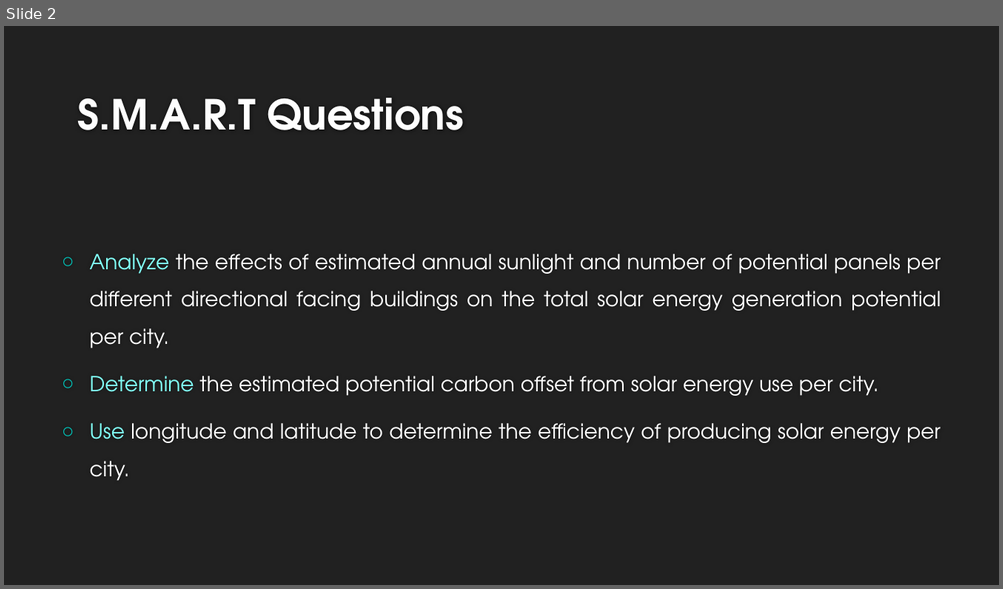
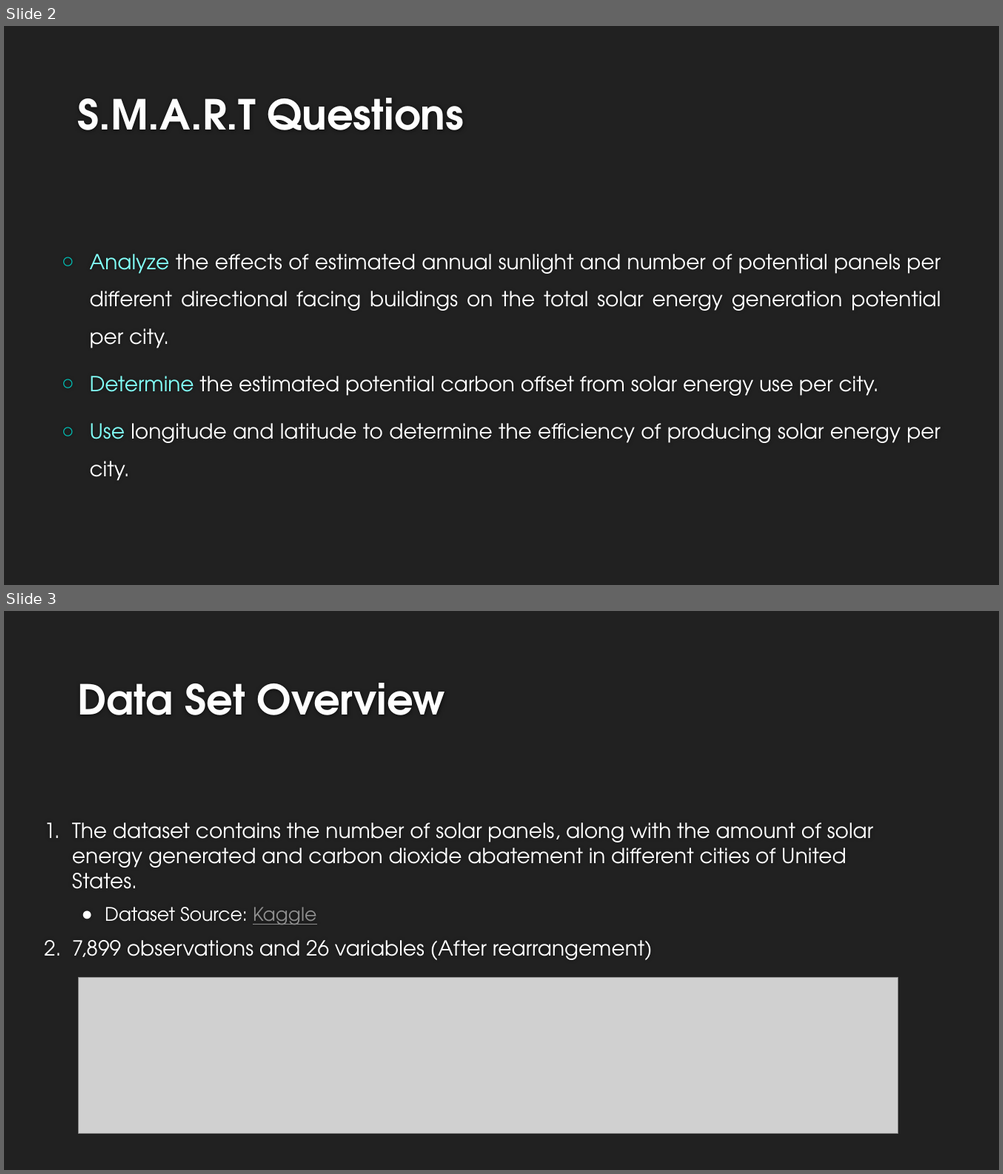
Before and after one commit to breardon7/6101-GroupProjects, a slide deck: Group Project - 1.pptx. Shown one above the other, each under a label of ours: slide 2 before the commit, slides 2 and 3 after it. The pictures are 1003x589 and 1003x1174 pixels, drawn with LibreOffice and Linux fonts; fonts in the diff are those of the drawing; grey boxes stand for pictures; background and template pictures are left out. Boxes give left, top, right and bottom in pixels: in the first picture for what was removed or moved away, otherwise in the second. Text is boxed around its words. In the diff, an @@ line names an element or a change of style, - is before the commit and + after.

```diff
--- a/Group Project - 1.pptx
+++ b/Group Project - 1.pptx
@@ slide 3 added at (4,611,999,1170), background #212121 @@
@@ title added at (77,683,446,715), 40 pt, text #FEFEFE, bold @@
+Data Set Overview
@@ text added at (72,823,873,960), 20 pt, text #FFFFFF @@
+1. The dataset contains the number of solar panels, along with the amount of solar energy generated and carbon dioxide abatement in different cities of United States.
+  ● Dataset Source: Kaggle
+2. 7,899 observations and 26 variables (After rearrangement)
@@ picture added at (79,977,898,1134) @@
```
Also in this commit, not shown: 1 other slide added, 1 slide removed.
